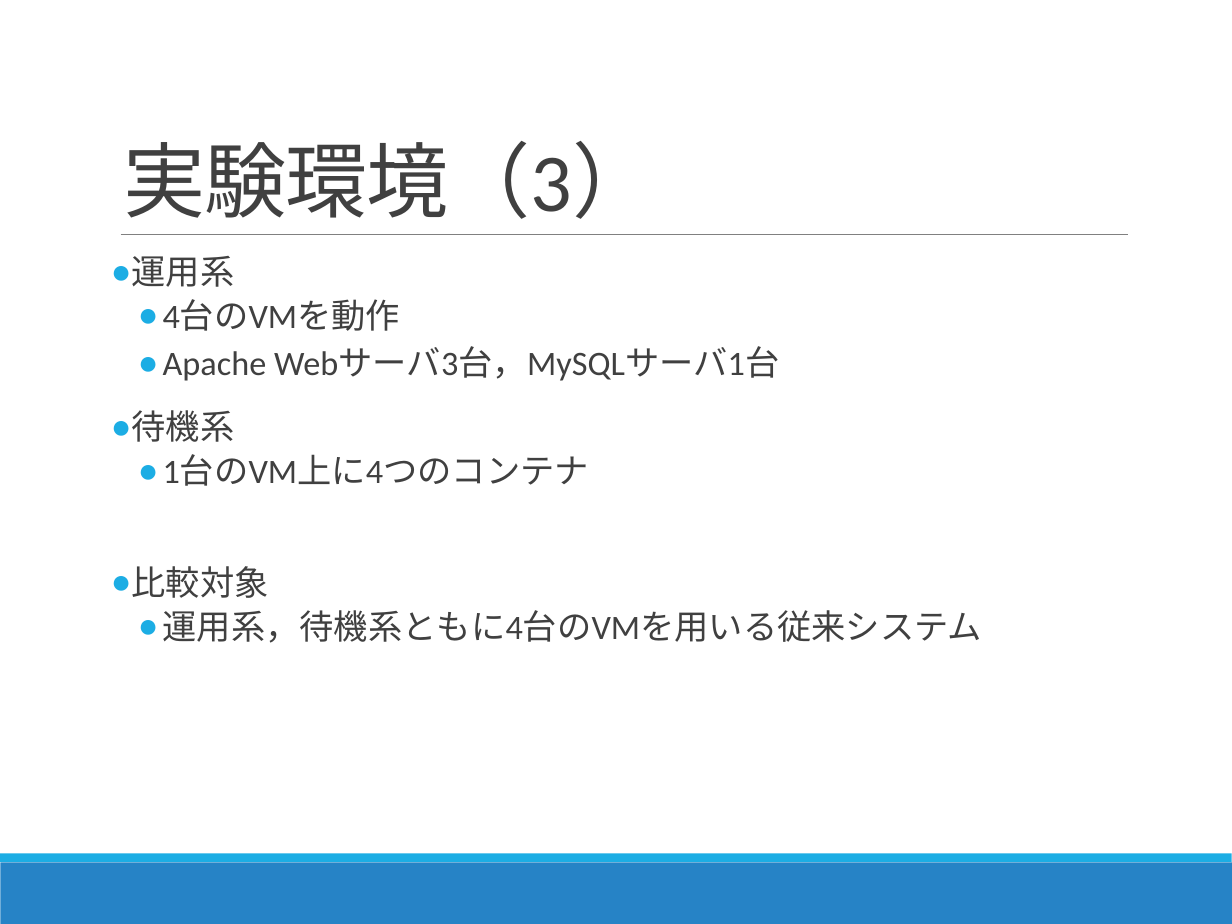
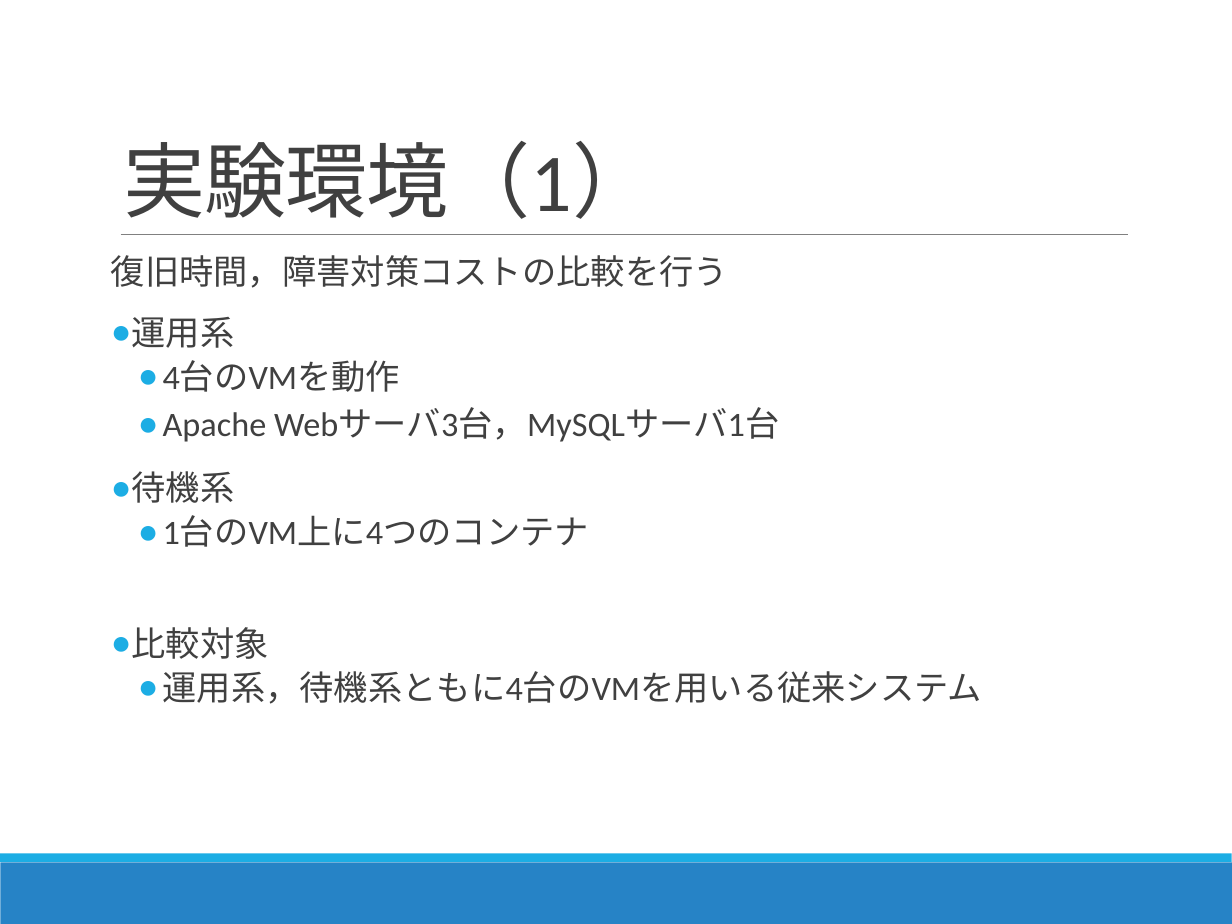
Before and after one commit to Kota0823/Document, a slide deck: slide 21 of 輪講2019-1_鈴木洸太.pptx (slide 23 before the commit). Drawn at 1232x924 pixels with LibreOffice and Linux fonts; fonts in the diff are those of the drawing. Boxes give left, top, right and bottom in pixels: in the first picture for what was removed or moved away, otherwise in the second. Text is boxed around its words. In the diff, an @@ line names an element or a change of style, - is before the commit and + after.

```diff
--- a/輪講2019-1_鈴木洸太.pptx
+++ b/輪講2019-1_鈴木洸太.pptx
@@ title at (x1=123, y1=141, x2=654, y2=219): text changed @@
-実験環境（3）
+実験環境（1）
@@ text at (x1=111, y1=255, x2=728, y2=288): paragraph added @@
+復旧時間，障害対策コストの比較を行う
```
Also in this commit, not shown: 3 other slides changed, 2 slides added, 1 other file.
